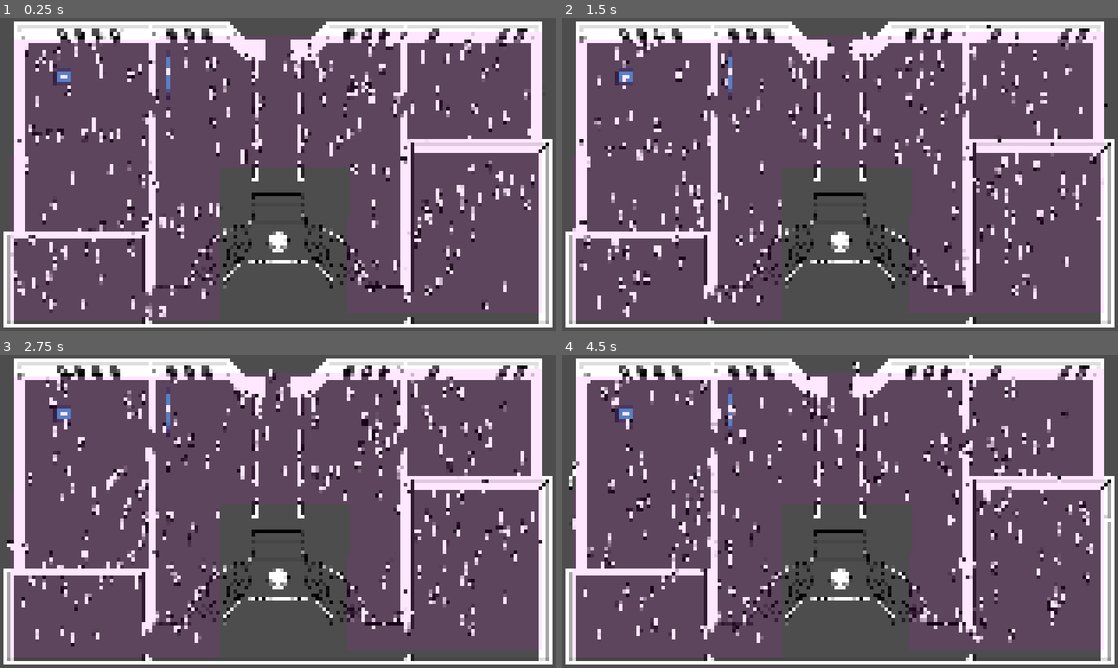
Above: before the commit, frames 1-4 (two rows, left to right).
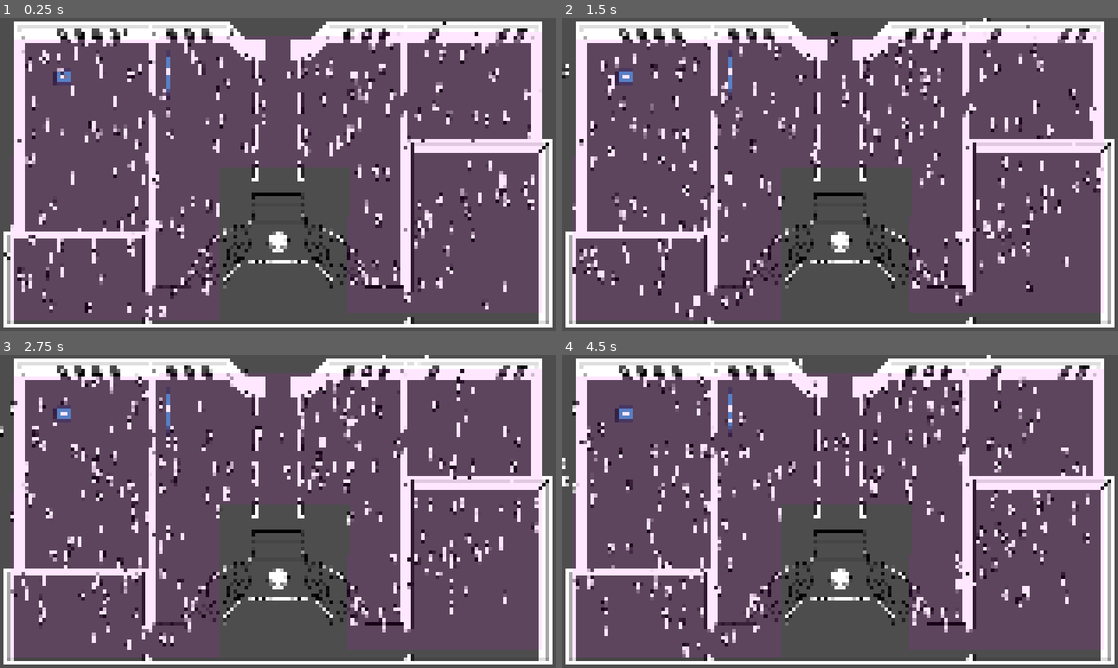
Above: after the commit, the same moments.

Repository: kscd/masquerade-ball-heist
Game: Godot game, scene res://scenes/sam.tscn
Two runs of this game, one before a commit and one after it. Both use one fixed random seed, a clock stepped at 60 frames per second and the inputs below. This scene is started directly instead of the project's main scene. The engine's default icon, where the game draws it, is replaced by a stand-in: a white triangle on a blue panel in a dark square.
Inputs (mouse positions are in pixels of both pictures, inside the frame that each line leads up to):
- Up to frame 1 (0.25 s): no input
- Up to frame 2 (1.5 s): tap Enter at 0.5 s; move the mouse to (962, 158) at 0.52 s; hold D (right) 0.53-1.28 s; click (962, 158) at 0.67 s; move the mouse to (728, 190) at 1.27 s; hold S (down) from 1.28 s (still down); click (728, 190) at 1.42 s
- Up to frame 3 (2.75 s): move the mouse to (333, 442) at 2.02 s; release S (down) at 2.03 s; hold D (right) from 2.03 s (still down); click (333, 442) at 2.17 s
- Up to frame 4 (4.5 s): move the mouse to (812, 574) at 2.77 s; release D (right) at 2.78 s; hold W (up) 2.78-3.53 s; click (812, 574) at 2.92 s; move the mouse to (1006, 558) at 3.52 s; hold A (left) from 3.53 s (still down); click (1006, 558) at 3.67 s; move the mouse to (673, 464) at 4.27 s; click (673, 464) at 4.42 s

The runs differ from the first frame. In frame 1, 6.9% of the frame differs, in the area x 0-97%, y 1-96%; in frame 2, 9.7%; in frame 3, 10%; in frame 4, 10%, in the area x 0-99%, y 0-97%.

Commit message:
feat: add state controls for round and game over

Diff:
--- a/scenes/collectible/collectible.tscn
+++ b/scenes/collectible/collectible.tscn
@@ -2,9 +2,14 @@
 
 [ext_resource type="Script" uid="uid://devfhgcu0bnrh" path="res://scripts/collector.gd" id="2_1pg6c"]
 
+[sub_resource type="RectangleShape2D" id="RectangleShape2D_gbci2"]
+
 [node name="Collectible" type="Area2D" unique_id=1076301399]
+collision_layer = 2
+collision_mask = 2
 
 [node name="CollisionShape2D" type="CollisionShape2D" parent="." unique_id=1290253588]
+shape = SubResource("RectangleShape2D_gbci2")
 debug_color = Color(0.9786877, 0, 0.39796534, 0.41960785)
 
 [node name="Sprite2D" type="Sprite2D" parent="." unique_id=1305595392]
--- /dev/null
+++ b/scenes/exit.tscn
@@ -0,0 +1,20 @@
+[gd_scene format=3 uid="uid://07e6jj7kwoxb"]
+
+[ext_resource type="Script" uid="uid://bv2amlhca7ccc" path="res://scripts/exit.gd" id="1_l0aq0"]
+
+[sub_resource type="RectangleShape2D" id="RectangleShape2D_l0aq0"]
+resource_local_to_scene = true
+
+[node name="Exit" type="Area2D" unique_id=1118414250]
+collision_layer = 2
+collision_mask = 2
+script = ExtResource("1_l0aq0")
+
+[node name="CollisionShape2D" type="CollisionShape2D" parent="." unique_id=1702538791]
+shape = SubResource("RectangleShape2D_l0aq0")
+
+[node name="Timer" type="Timer" parent="." unique_id=553177574]
+
+[connection signal="body_entered" from="." to="." method="_on_exit_body_entered"]
+[connection signal="body_exited" from="." to="." method="_on_exit_body_exited"]
+[connection signal="timeout" from="Timer" to="." method="_on_timer_timeout"]
--- a/scenes/player.tscn
+++ b/scenes/player.tscn
@@ -8,7 +8,7 @@
 height = 72.0
 
 [node name="Player" type="CharacterBody2D" unique_id=637585576 groups=["player"]]
-collision_layer = 6
+collision_layer = 3
 collision_mask = 3
 
 [node name="CollisionShape2D" type="CollisionShape2D" parent="." unique_id=1395806930]
--- a/scenes/sam.tscn
+++ b/scenes/sam.tscn
@@ -4,10 +4,16 @@
 [ext_resource type="PackedScene" uid="uid://bhtx7d8nan6qt" path="res://scenes/collectible/collectible_sample.tscn" id="2_tjjfe"]
 [ext_resource type="PackedScene" uid="uid://bxlyvl12pgcvr" path="res://scenes/obstacle/obstacle.tscn" id="3_3qupv"]
 [ext_resource type="PackedScene" uid="uid://fgnq6frat0i3" path="res://scenes/seeker.tscn" id="4_hu0ac"]
-[ext_resource type="PackedScene" uid="uid://0dt8el4fbxxp" path="res://scenes/hud.tscn" id="5_3x846"]
+[ext_resource type="PackedScene" uid="uid://0dt8el4fbxxp" path="res://scenes/screens/hud.tscn" id="5_3x846"]
 [ext_resource type="Texture2D" uid="uid://sc52d2ue8ugc" path="res://sprites/mansion-reference.png" id="6_cdoi4"]
 [ext_resource type="PackedScene" path="res://scenes/spawner.tscn" id="7_sm15i"]
 [ext_resource type="PackedScene" uid="uid://d25fgre156d1g" path="res://scenes/crowd_manager.tscn" id="8_j82p7"]
+[ext_resource type="PackedScene" uid="uid://07e6jj7kwoxb" path="res://scenes/exit.tscn" id="9_j82p7"]
+[ext_resource type="PackedScene" uid="uid://cjt5kbbu0p3k3" path="res://scenes/screens/round_over.tscn" id="10_g0yun"]
+
+[sub_resource type="RectangleShape2D" id="RectangleShape2D_g0yun"]
+resource_local_to_scene = true
+size = Vector2(550, 189.4202)
 
 [node name="Sam" type="Node2D" unique_id=2027881017]
 
@@ -16,6 +22,8 @@
 
 [node name="Collectible" parent="." unique_id=1076301399 instance=ExtResource("2_tjjfe")]
 position = Vector2(468, 435)
+collision_layer = 1
+collision_mask = 1
 
 [node name="Obstacle" parent="." unique_id=1070146420 instance=ExtResource("3_3qupv")]
 position = Vector2(1241, 410)
@@ -46,12 +54,6 @@
 [node name="StaticBody2D" type="StaticBody2D" parent="." unique_id=92579591]
 scale = Vector2(2.13, 2.13)
 
-[node name="CollisionPolygon2D" type="CollisionPolygon2D" parent="StaticBody2D" unique_id=1882635119]
-visible = false
-position = Vector2(198, 192.00002)
-scale = Vector2(0.394437, 0.33203956)
-polygon = PackedVector2Array(15, 17, 301, 484, 761, 419, 533, 140, 218, 225)
-
 [node name="CollisionPolygon2D2" type="CollisionPolygon2D" parent="StaticBody2D" unique_id=1698742592]
 polygon = PackedVector2Array(-3, 1083, 1932, 1085, 2111, 1270, -154, 1255)
 
@@ -66,3 +68,16 @@
 
 [node name="CollisionPolygon2D6" type="CollisionPolygon2D" parent="StaticBody2D" unique_id=997325234]
 polygon = PackedVector2Array(770, 1163, 760, 514, 1197, 524, 1199, 1204)
+
+[node name="Exit" parent="." unique_id=1118414250 instance=ExtResource("9_j82p7")]
+position = Vector2(2052, 132)
+
+[node name="CollisionShape2D" parent="Exit" index="0" unique_id=1702538791]
+scale = Vector2(1, 1.003061)
+shape = SubResource("RectangleShape2D_g0yun")
+
+[node name="CanvasLayer" type="CanvasLayer" parent="." unique_id=574417425]
+
+[node name="RoundOver" parent="CanvasLayer" unique_id=276531622 instance=ExtResource("10_g0yun")]
+
+[editable path="Exit"]
--- /dev/null
+++ b/scenes/screens/game_over.tscn
@@ -0,0 +1,5 @@
+[gd_scene format=3 uid="uid://jbwyno64l1ml"]
+
+[node name="GameOver" type="Control" unique_id=105048524]
+layout_mode = 3
+anchors_preset = 0
--- /dev/null
+++ b/scenes/screens/round_over.tscn
@@ -0,0 +1,39 @@
+[gd_scene format=3 uid="uid://cjt5kbbu0p3k3"]
+
+[ext_resource type="Script" uid="uid://h3ijtmf8nbfy" path="res://scripts/screens/round_over.gd" id="1_apvsg"]
+[ext_resource type="LabelSettings" uid="uid://6hkdaf5umo4l" path="res://shared/countdown_menu_label.tres" id="2_6qemi"]
+[ext_resource type="LabelSettings" path="res://shared/player_label_settings.tres" id="2_tjyb7"]
+
+[node name="RoundOver" type="Control" unique_id=276531622]
+process_mode = 3
+layout_mode = 3
+anchors_preset = 15
+anchor_right = 1.0
+anchor_bottom = 1.0
+grow_horizontal = 2
+grow_vertical = 2
+mouse_filter = 2
+script = ExtResource("1_apvsg")
+
+[node name="CenterContainer" type="CenterContainer" parent="." unique_id=19374226]
+layout_mode = 1
+anchors_preset = 15
+anchor_right = 1.0
+anchor_bottom = 1.0
+grow_horizontal = 2
+grow_vertical = 2
+mouse_filter = 2
+
+[node name="VBoxContainer" type="VBoxContainer" parent="CenterContainer" unique_id=989075323]
+layout_mode = 2
+mouse_filter = 2
+
+[node name="MessageLabel" type="Label" parent="CenterContainer/VBoxContainer" unique_id=1856500911]
+layout_mode = 2
+text = "asdferdfas"
+label_settings = ExtResource("2_tjyb7")
+
+[node name="ScoreLabel" type="Label" parent="CenterContainer/VBoxContainer" unique_id=2118796631]
+layout_mode = 2
+text = "teststes test test st set s e "
+label_settings = ExtResource("2_6qemi")
--- a/scripts/collector.gd
+++ b/scripts/collector.gd
@@ -23,12 +23,10 @@
 	parent.queue_free()
 
 func _on_collectible_body_entered(body: Node2D) -> void:
-	if body.is_in_group("player"):
-		timer.start()
+	timer.start()
 
 func _on_collectible_body_exited(body: Node2D) -> void:
-	if body.is_in_group("player"):
-		timer.stop()
+	timer.stop()
 
 func _on_timer_timeout() -> void:
 	collect()
--- /dev/null
+++ b/scripts/exit.gd
@@ -0,0 +1,23 @@
+extends Area2D
+
+@export var delay: float = 0.5
+
+@onready var timer = $Timer
+
+func _ready() -> void:
+	timer.wait_time = delay
+
+func complete_round():
+	set_deferred("monitoring", false)
+	GameState.switch_to_round_over(Player.Round_end_condition.THIEF_FLED)
+
+func _on_exit_body_entered(body: Node2D) -> void:
+	print("player in exit")
+	timer.start()
+
+func _on_exit_body_exited(body: Node2D) -> void:
+	timer.stop()
+
+func _on_timer_timeout() -> void:
+	print("round over")
+	complete_round()
--- a/scripts/game_events.gd
+++ b/scripts/game_events.gd
@@ -4,3 +4,7 @@
 signal object_clicked(object_node)
 
 signal lives_changed(current_lives)
+
+signal round_over(condition: Player.Round_end_condition)
+
+signal game_over
--- a/scripts/game_state.gd
+++ b/scripts/game_state.gd
@@ -4,11 +4,13 @@
 
 enum State { MENU, PLAYING }
 var current_state
+enum Round_end_condition {SEEKER_NO_LIVES, THIEF_CAUGHT, THIEF_FLED}
 
 var is_first_player_turn
 var round_score
 var player_score_0
 var player_score_1
+const winning_score = 25000
 const max_lives = 10
 var current_lives
 
@@ -19,6 +21,11 @@
 	player_score_1 = 0
 	current_lives = max_lives
 
+func nextRound():
+	is_first_player_turn = !is_first_player_turn
+	round_score = 0
+	current_lives = max_lives
+
 func switch_to_level():
 	current_state = State.PLAYING
 	get_tree().change_scene_to_file("res://scenes/main.tscn")
@@ -26,6 +33,20 @@
 func switch_to_menu():
 	current_state = State.MENU
 	get_tree().change_scene_to_file("res://scenes/main_menu/main.tscn")
+
+func switch_to_round_over(condition: Round_end_condition):
+	GameEvents.round_over.emit(condition)
+	if condition == Round_end_condition.THIEF_FLED:
+		if is_first_player_turn:
+			player_score_0 += round_score
+		else:
+			player_score_1 += round_score
+	if player_score_0 >= winning_score || player_score_1 >= winning_score:
+		switch_to_game_over()
+
+func switch_to_game_over():
+	GameEvents.game_over.emit()
+	print("game over")
 
 # Called when the node enters the scene tree for the first time.
 func _ready():
@@ -36,15 +57,10 @@
 func _on_cursor_mouse_event(hit):
 	print("HIT 📍 ", hit)
 	if hit.is_in_group("player"):
-		print("win")
+		switch_to_round_over(Round_end_condition.THIEF_CAUGHT)
 	if hit.is_in_group("npc"):
 		current_lives = current_lives - 1
 		if current_lives <= 0:
-			print("lose")
-			# TODO: Add player switch Scene
+			switch_to_round_over(Round_end_condition.SEEKER_NO_LIVES)
 		if current_lives > -1:
 			GameEvents.lives_changed.emit(current_lives)
-
-# Called every frame. 'delta' is the elapsed time since the previous frame.
-func _process(delta: float) -> void:
-	pass
--- /dev/null
+++ b/scripts/screens/round_over.gd
@@ -0,0 +1,38 @@
+extends Control
+
+var can_continue: bool = false
+
+@onready var score_label = $CenterContainer/VBoxContainer/ScoreLabel
+@onready var message_label = $CenterContainer/VBoxContainer/MessageLabel
+
+func _ready():
+	hide()
+	GameEvents.round_over.connect(_on_trigger_screen)
+
+func _on_trigger_screen(condition: Player.Round_end_condition):
+	match condition:
+		Player.Round_end_condition.SEEKER_NO_LIVES:
+			message_label.text = "The seeker has no tries left. The thief escaped with:"
+			score_label.text = str(GameState.round_score) + "$"
+		Player.Round_end_condition.THIEF_FLED:
+			message_label.text = "The thief escaped with:"
+			score_label.text = str(GameState.round_score) + "$"
+		Player.Round_end_condition.THIEF_CAUGHT:
+			message_label.text = "The thief was caught. Nothing of value was stolen."
+			score_label.text = ""
+	show()
+	get_tree().paused = true
+
+	await get_tree().create_timer(0.5).timeout
+	can_continue = true
+	print(can_continue)
+
+func _input(event):
+	if can_continue and (event is InputEventKey or event is InputEventMouseButton):
+		if event.is_pressed():
+			continue_game()
+
+func continue_game():
+	GameState.nextRound()
+	get_tree().paused = false
+	get_tree().reload_current_scene()
Renamed: scenes/hud.tscn -> scenes/screens/hud.tscn
Not shown, added: scripts/exit.gd.uid
Not shown, added: scripts/screens/round_over.gd.uid
